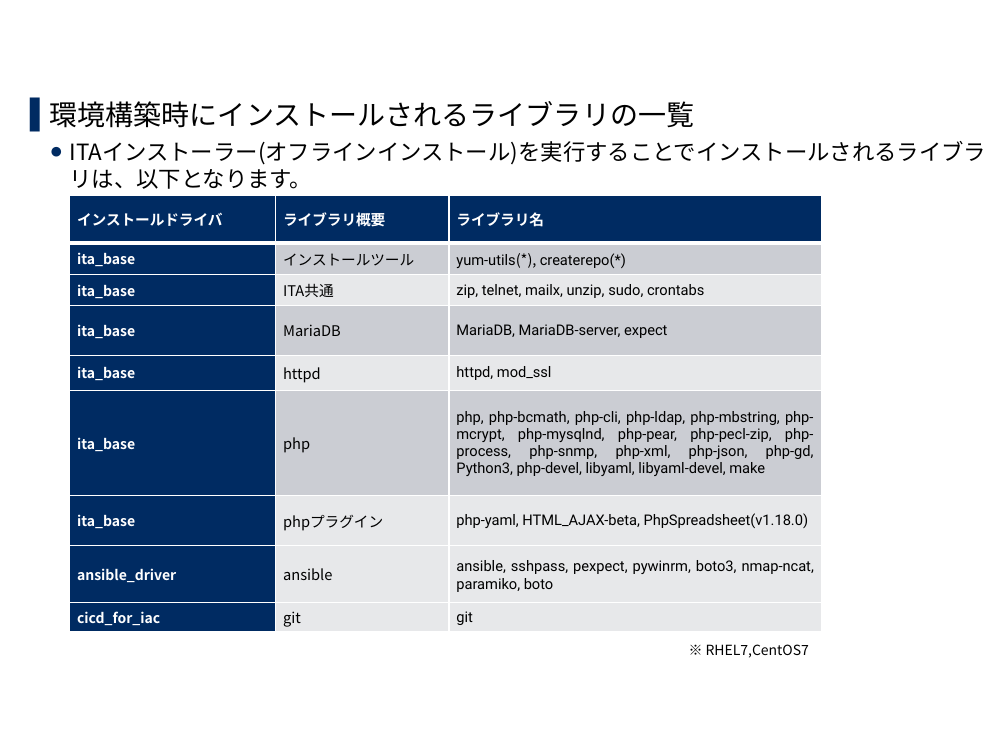
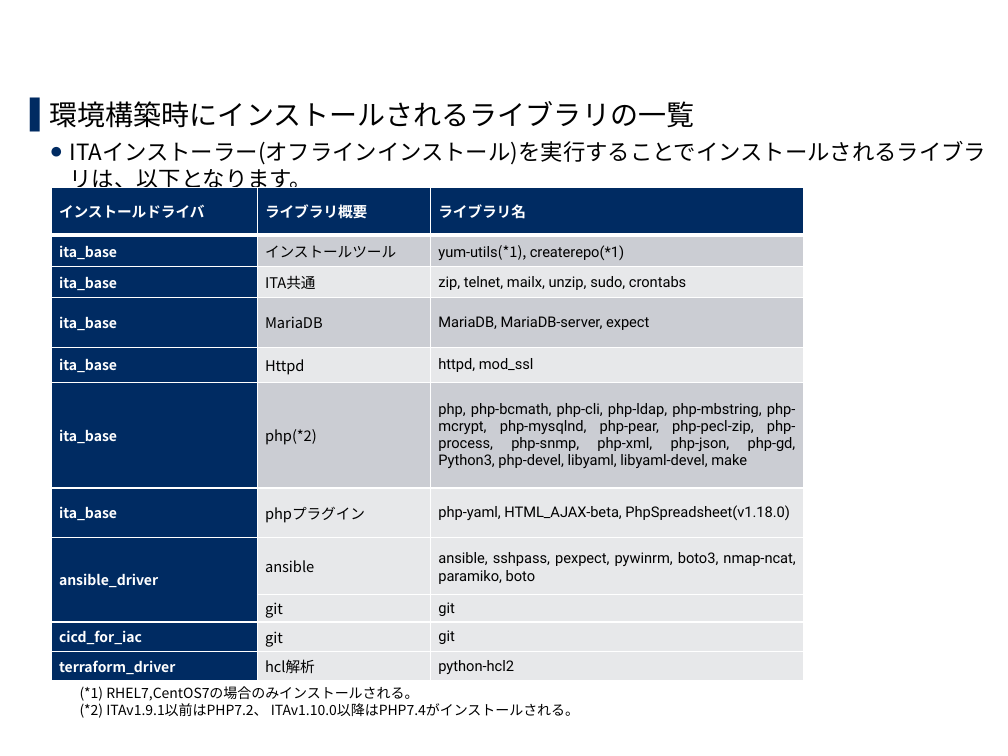
Before and after one commit to exastro-suite/it-automation-docs, a slide deck: slide 25 of asset/Learn_ja/ITA-offline-install_ja.pptx. Drawn at 1008x756 pixels with LibreOffice and Linux fonts; fonts in the diff are those of the drawing; background and template pictures are left out. Boxes give left, top, right and bottom in pixels: in the first picture for what was removed or moved away, otherwise in the second. Text is boxed around its words. In the diff, an @@ line names an element or a change of style, - is before the commit and + after.

```diff
--- a/asset/Learn_ja/ITA-offline-install_ja.pptx
+++ b/asset/Learn_ja/ITA-offline-install_ja.pptx
@@ table at (51,187,803,681) @@
-row 2, column 3: yum-utils(*), createrepo(*)
+row 2, column 3: yum-utils(*1), createrepo(*1)
-row 5, column 2: httpd
+row 5, column 2: Httpd
-row 6, column 2: php
+row 6, column 2: php(*2)
+row 9:  | git | git
+row 11: terraform_driver | hcl解析 | python-hcl2
@@ table: place and size @@
-table at (70,196,822,632)
+table at (51,187,803,681)
@@ text removed at (706,644,809,658) @@
-※ RHEL7,CentOS7
@@ text added at (80,686,579,718), 10 pt, text #000000 @@
+(*1) RHEL7,CentOS7の場合のみインストールされる。
+(*2) ITAv1.9.1以前はPHP7.2、 ITAv1.10.0以降はPHP7.4がインストールされる。
```
Also in this commit, not shown: 3 other slides changed, 9 other files.
